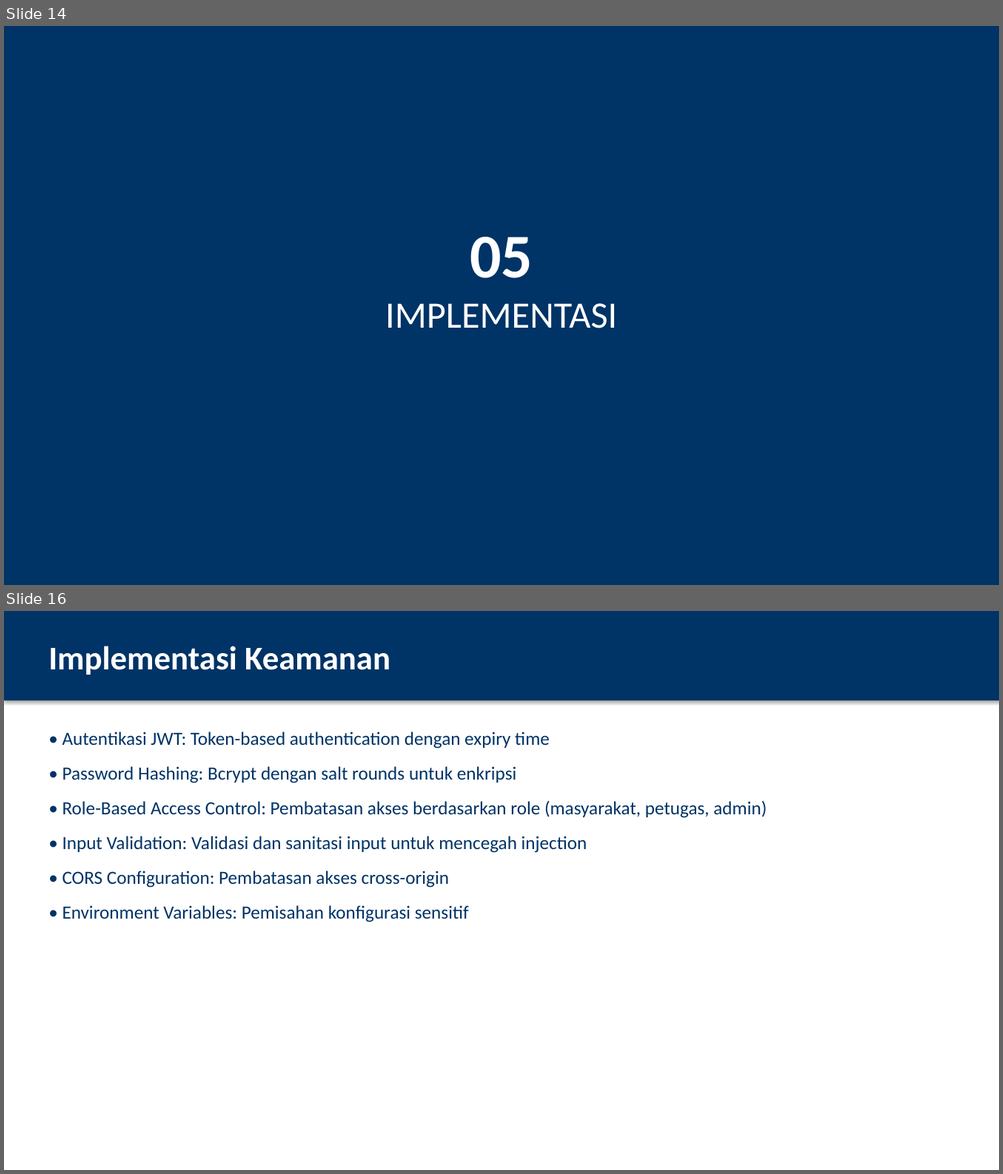
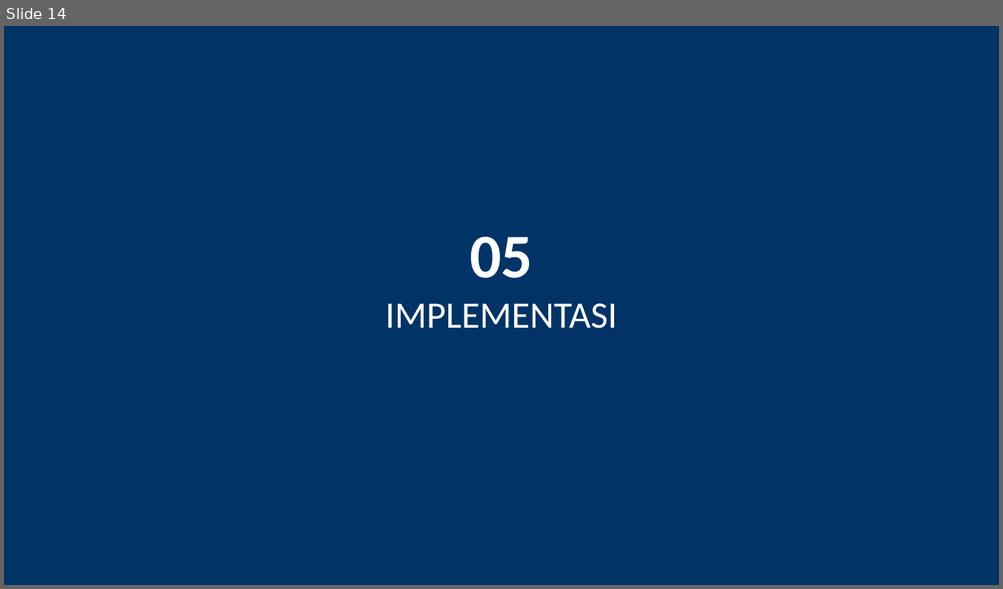
Before and after one commit to irfan-ghzl/CRM, a slide deck: PRESENTASI_SISTEM_PENGADUAN_MASYARAKAT.pptx. Shown one above the other, each under a label of ours: slides 14 and 16 before the commit, slide 14 after it; the slides between them are not shown. The pictures are 1003x1174 and 1003x589 pixels, drawn with LibreOffice and Linux fonts; fonts in the diff are those of the drawing. Boxes give left, top, right and bottom in pixels: in the first picture for what was removed or moved away, otherwise in the second. Text is boxed around its words. In the diff, an @@ line names an element or a change of style, - is before the commit and + after.

```diff
--- a/PRESENTASI_SISTEM_PENGADUAN_MASYARAKAT.pptx
+++ b/PRESENTASI_SISTEM_PENGADUAN_MASYARAKAT.pptx
@@ slide 16 removed at <box>4,611,999,1170</box>, background #FFFFFF @@
@@ rectangle removed at <box>4,611,999,701</box> @@
@@ text removed at <box>48,646,390,675</box> @@
-Implementasi Keamanan
@@ text removed at <box>62,732,766,923</box> @@
-• Autentikasi JWT: Token-based authentication dengan expiry time
-• Password Hashing: Bcrypt dengan salt rounds untuk enkripsi
-• Role-Based Access Control: Pembatasan akses berdasarkan role (masyarakat, petugas, admin)
-• Input Validation: Validasi dan sanitasi input untuk mencegah injection
-• CORS Configuration: Pembatasan akses cross-origin
-• Environment Variables: Pemisahan konfigurasi sensitif
```
Also in this commit, not shown: 15 slides changed, 5 slides added, 4 other slides removed.
